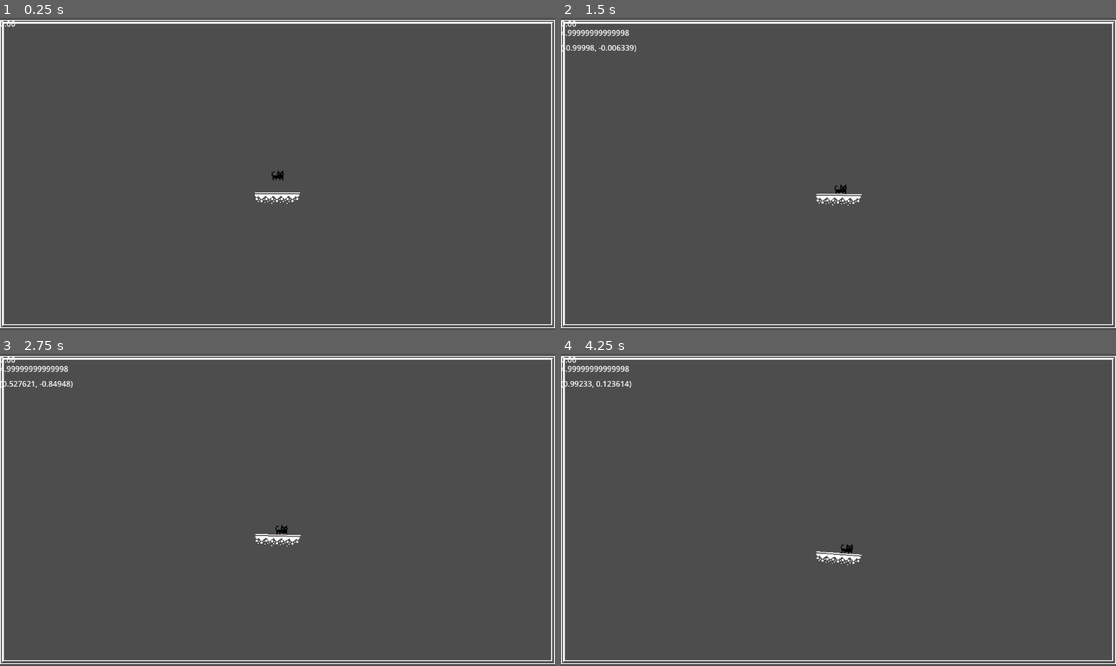
Above: before the commit, frames 1-4 (two rows, left to right).
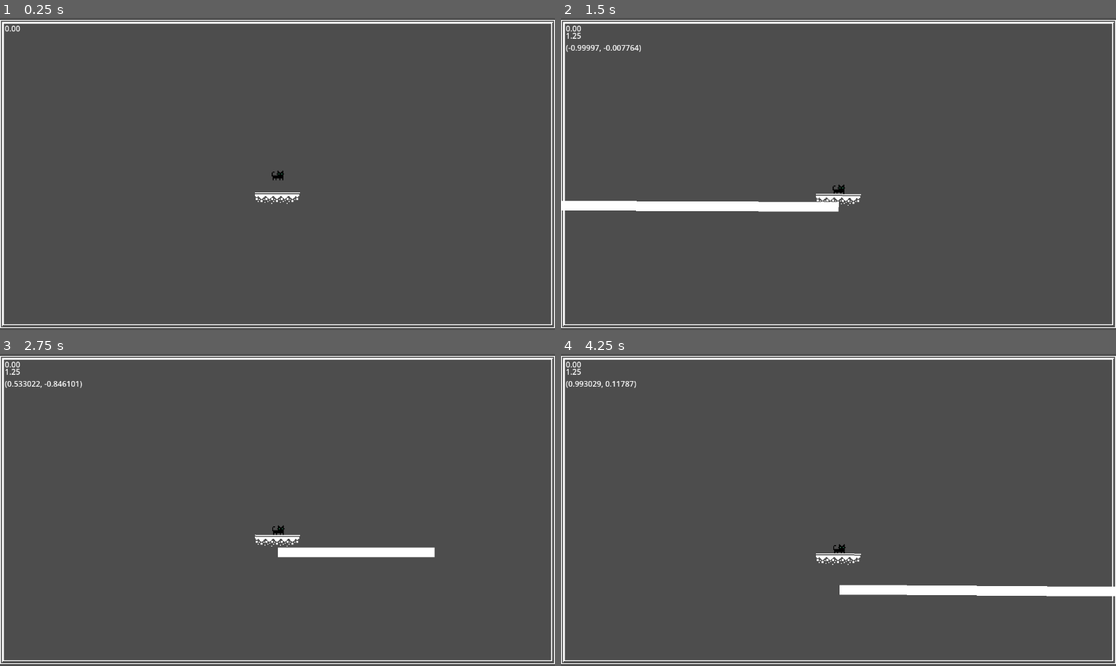
Above: after the commit, the same moments.

Repository: kui-v/CatJumpAdventure
Game: Godot game, scene res://levels/generation_test.tscn
Same seed, same stepped clock (60 frames per second), same inputs: the game is played once before the commit and once after it.
Inputs (mouse positions are in pixels of both pictures, inside the frame that each line leads up to):
- Up to frame 1 (0.25 s): no input
- Up to frame 2 (1.5 s): move the mouse to (960, 158) at 0.52 s; tap Space (action_hold) at 0.6, 1.35 s; move the mouse to (727, 189) at 1.27 s
- Up to frame 3 (2.75 s): move the mouse to (333, 441) at 2.02 s; tap Space (action_hold) at 2.1 s
- Up to frame 4 (4.25 s): move the mouse to (810, 572) at 2.77 s; tap Space (action_hold) at 2.85, 3.6 s; move the mouse to (1005, 556) at 3.52 s

The runs differ from the first frame. In frame 1, less than 0.1% of the frame differs, in the area x 0-4%, y 0-5%; in frame 2, 2.0%; in frame 3, 1.5%; in frame 4, 2.2%, in the area x 0-100%, y 0-78%.

Commit message:
trajectory wip

Diff:
--- a/player/player.gd
+++ b/player/player.gd
@@ -4,9 +4,11 @@
 @onready var label_text : Label = get_node("UILayer/Label")
 @onready var label_text_2 : Label = get_node("UILayer/Label2")
 @onready var timer_label : Label = get_node("UILayer/TimerLabel")
+@onready var trajectory_line : Line2D = get_node("TrajectoryLine")
 
-var hold_time : float = 0
+var hold_percentage : float = 0.0
 var hold_force : float = 75
+var force : float = 0
 
 # hold button and release - force
 # 1. on button press
@@ -16,32 +18,54 @@
 
 # process should only handle the timer; all physics should be done when action released
 func _process(_delta):
-	timer_label.text = str(hold_timer.time_left).pad_decimals(2)
-	calculate_trajectory(_delta)
-
-
-# using mouse and moving at the same time will make timer not work as expected
-func _input(event):
 	if Input.is_action_just_pressed("action_hold"):
 		hold_timer.start()
 	elif Input.is_action_just_released("action_hold"):
-		get_hold_velocity()
 		hold_timer.stop()
 		apply_movement()
+	else:
+		trajectory_line.show()
+		get_hold_velocity()
+		update_trajectory(_delta)
+	timer_label.text = str(hold_timer.time_left).pad_decimals(2)
 
 
 func get_hold_velocity():
-	hold_time = (hold_timer.wait_time - hold_timer.time_left)
+	var hold_time = (hold_timer.wait_time - hold_timer.time_left)
+	hold_percentage = hold_time / hold_timer.wait_time
+	force = hold_force * hold_percentage
 
 
 func apply_movement():
-	var force = hold_force * hold_time
+	var player_position = global_position
 	var direction = global_position.direction_to(get_global_mouse_position())
-	apply_impulse(direction * force)
+	apply_impulse(direction * force) #let's not use apply_impulse here
 	label_text.text = str(force)
 	label_text_2.text = str(direction)
 
 
-func calculate_trajectory(delta):
-	var position = global_position
-	print(position)
+func update_trajectory(delta):
+	trajectory_line.clear_points()
+	var max_points = 250
+	var pos = global_position
+	var vel = global_transform.x * force * global_position.direction_to(get_global_mouse_position())
+	for i in max_points:
+		trajectory_line.add_point(pos)
+#		vel.y += gravity_scale * mass * i * delta
+		pos += vel * delta
+	print(vel)
+
+#	var pos = global_position
+#	var vel = global_transform.x * force
+#	for i in max_points:
+#		trajectory_line.add_point(pos)
+#		vel.y += gravity_scale * delta
+#		pos += vel * delta
+
+#	var current_position = global_position
+#	var trajectory_points = []
+#	for i in max_points:
+#		var impulse = force - gravity_scale * mass * i * delta
+#		current_position.y -= impulse * delta
+#		trajectory_points.append(current_position)
+#	trajectory_line.points = trajectory_points
--- a/player/player.tscn
+++ b/player/player.tscn
@@ -19,21 +19,27 @@
 [node name="UILayer" type="CanvasLayer" parent="."]
 
 [node name="Label" type="Label" parent="UILayer"]
-offset_top = 19.0
-offset_right = 40.0
-offset_bottom = 42.0
+offset_left = 10.0
+offset_top = 25.0
+offset_right = 50.0
+offset_bottom = 48.0
 metadata/_edit_use_anchors_ = true
 
 [node name="Label2" type="Label" parent="UILayer"]
+offset_left = 10.0
 offset_top = 50.0
-offset_right = 40.0
+offset_right = 50.0
 offset_bottom = 73.0
 metadata/_edit_use_anchors_ = true
 
 [node name="TimerLabel" type="Label" parent="UILayer"]
-offset_right = 40.0
-offset_bottom = 23.0
+offset_left = 10.0
+offset_top = 10.0
+offset_right = 50.0
+offset_bottom = 33.0
 
 [node name="Timer" type="Timer" parent="."]
 wait_time = 2.0
 one_shot = true
+
+[node name="TrajectoryLine" type="Line2D" parent="."]
--- a/test/jumping_arc_test.tscn
+++ b/test/jumping_arc_test.tscn
@@ -5,8 +5,6 @@
 [ext_resource type="PackedScene" uid="uid://cja6diu62lflp" path="res://levels/tile_map.tscn" id="3_o1dwi"]
 
 [node name="JumpingArcTest" type="Node2D"]
-
-[node name="Player" parent="." instance=ExtResource("1_k6786")]
 
 [node name="Platform" parent="." instance=ExtResource("2_ksfwt")]
 position = Vector2(130, 28)
@@ -16,3 +14,5 @@
 
 [node name="Camera2D" type="Camera2D" parent="."]
 zoom = Vector2(2, 2)
+
+[node name="Player" parent="." instance=ExtResource("1_k6786")]
